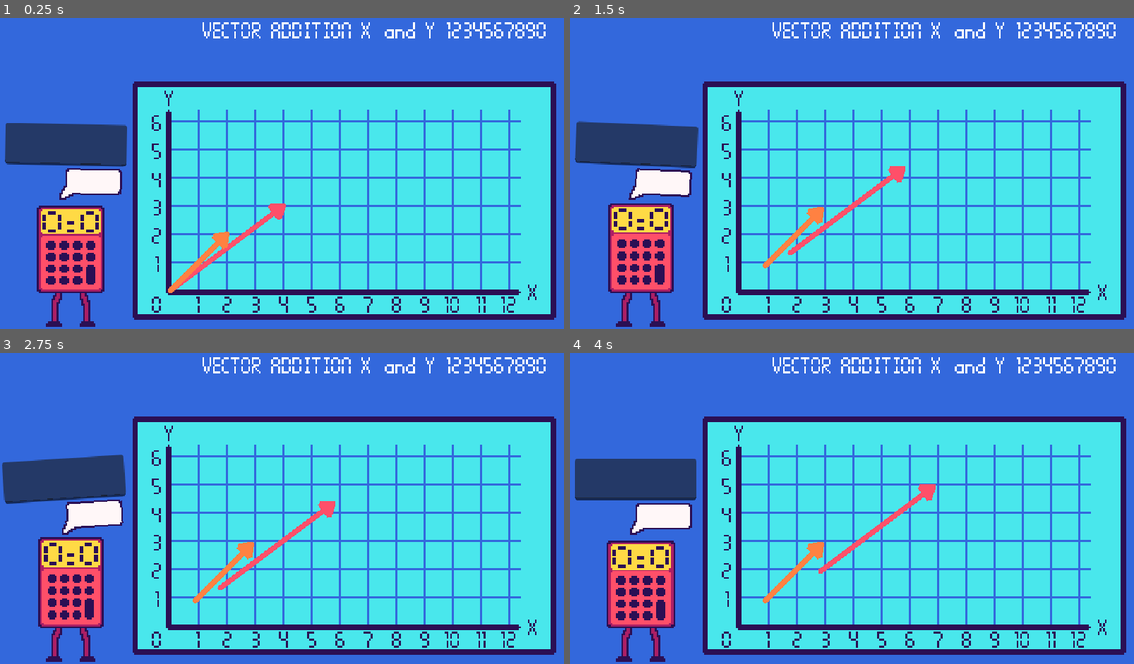
Above: before the commit, frames 1-4 (two rows, left to right).
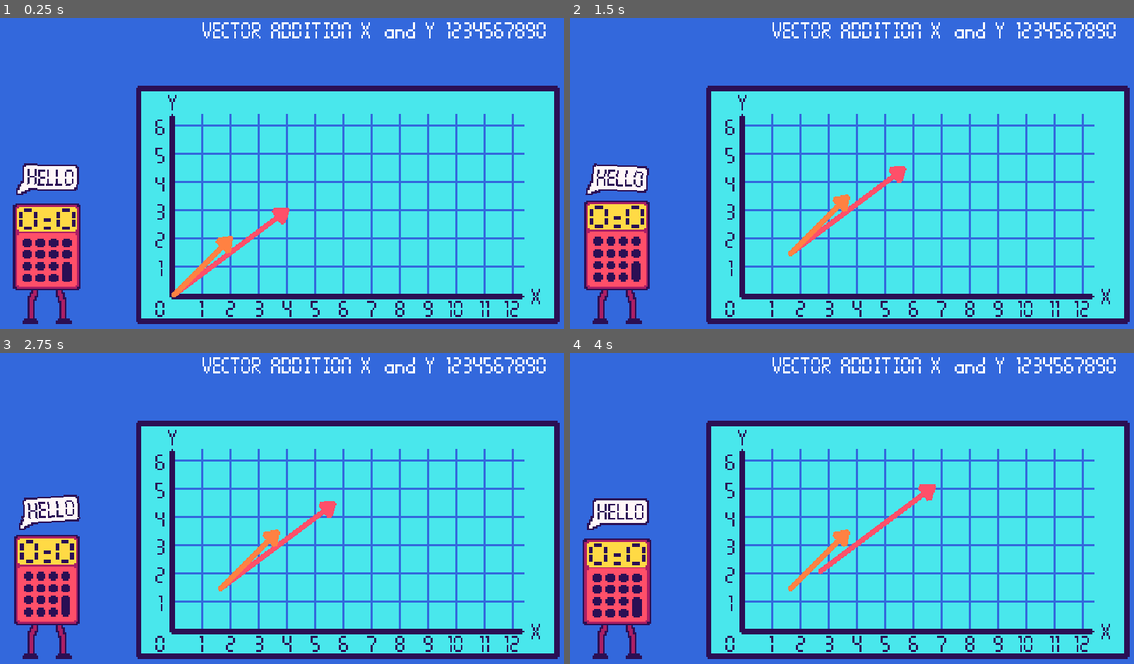
Above: after the commit, the same moments.

Repository: KyleTiley/VectorMathGame
Game: Godot game, scene res://Game/game.tscn
The game is run twice, just before and just after one commit, with the same random seed, the same clock (stepped at 60 frames per second) and the same inputs.
Inputs (mouse positions are in pixels of both pictures, inside the frame that each line leads up to):
- Up to frame 1 (0.25 s): no input
- Up to frame 2 (1.5 s): move the mouse to (795, 248) at 0.52 s; click (795, 248) at 0.67 s; move the mouse to (767, 260) at 1.27 s; click (767, 260) at 1.42 s
- Up to frame 3 (2.75 s): move the mouse to (169, 626) at 2.02 s; click (169, 626) at 2.17 s
- Up to frame 4 (4 s): move the mouse to (823, 567) at 2.77 s; click (823, 567) at 2.92 s; move the mouse to (1021, 552) at 3.52 s; click (1021, 552) at 3.67 s

The runs differ from the first frame. In frame 1, 27% of the frame differs, in the area x 0-100%, y 20-100%; in frame 2, 27%; in frame 3, 27%; in frame 4, 27%.

Commit message:
animation work

Diff:
--- a/Game/Calculator/SpeechBubble/SpeechBubble.gd
+++ b/Game/Calculator/SpeechBubble/SpeechBubble.gd
@@ -11,10 +11,11 @@
 var speech_text : String
 
 func _process(_delta):
-	label.text = $TextEdit.text # for debugging
-
 	ChangeSpeechBubbleSize()
 	right_bubble.global_position = middle_button_target.global_position
+
+func change_text(new_text : String):
+	label.text = new_text
 
 func ChangeSpeechBubbleSize():
 	if label.size.x > label_size_default:
--- a/Game/Calculator/SpeechBubble/speech_bubble.tscn
+++ b/Game/Calculator/SpeechBubble/speech_bubble.tscn
@@ -36,9 +36,3 @@
 theme_override_colors/font_color = Color(0.168627, 0.0588235, 0.329412, 1)
 theme_override_font_sizes/font_size = 26
 text = "HELLO"
-
-[node name="TextEdit" type="TextEdit" parent="."]
-offset_left = -63.0
-offset_top = -50.0
-offset_right = 75.0
-offset_bottom = -3.0
--- a/Game/Calculator/calculator.gd
+++ b/Game/Calculator/calculator.gd
@@ -1,4 +1,6 @@
 extends Node2D
+
+@onready var animation_player = $AnimationPlayer
 
 enum CalculatorState{
 	IDLE,
@@ -6,13 +8,23 @@
 	CELEBRATING,
 }
 
+func _input(event):
+	if event is InputEventMouseButton and event.pressed and event.button_index == 2:
+		change_state(CalculatorState.CELEBRATING)
+
 var current_state : CalculatorState
 
 func change_state(state : CalculatorState):
 	match state:
 		CalculatorState.IDLE:
-			pass
+			animation_player.play("idle")
 		CalculatorState.SPEAKING:
 			pass
 		CalculatorState.CELEBRATING:
-			pass
+			animation_player.play("celebrate")
+			send_dialogue("WELL DONE")
+
+@onready var speech_bubble = $SpeechBubble
+
+func send_dialogue(dialogue_text : String):
+	speech_bubble.change_text(dialogue_text)
--- a/Game/Calculator/calculator.tscn
+++ b/Game/Calculator/calculator.tscn
@@ -6,6 +6,8 @@
 [ext_resource type="Texture2D" uid="uid://b7tyljgirvtcs" path="res://Game/Calculator/Face/small.png" id="4_av730"]
 [ext_resource type="PackedScene" uid="uid://b533mh0vjj2ak" path="res://Game/Calculator/SpeechBubble/speech_bubble.tscn" id="4_vuv2q"]
 [ext_resource type="Texture2D" uid="uid://c8anpatxyjgy6" path="res://Game/Calculator/Face/stale.png" id="5_emvpp"]
+[ext_resource type="Texture2D" uid="uid://pew4qwwbq33l" path="res://Game/Calculator/Face/smile.png" id="6_ikmsb"]
+[ext_resource type="Texture2D" uid="uid://de323ilak1dxf" path="res://Game/Calculator/Face/uwu.png" id="8_mlg6j"]
 
 [sub_resource type="Animation" id="Animation_tbell"]
 length = 0.001
@@ -56,6 +58,18 @@
 "transitions": PackedFloat32Array(1),
 "update": 1,
 "values": [null]
+}
+tracks/4/type = "value"
+tracks/4/imported = false
+tracks/4/enabled = true
+tracks/4/path = NodePath("Body:rotation")
+tracks/4/interp = 1
+tracks/4/loop_wrap = true
+tracks/4/keys = {
+"times": PackedFloat32Array(0),
+"transitions": PackedFloat32Array(1),
+"update": 0,
+"values": [0.0]
 }
 
 [sub_resource type="Animation" id="Animation_kko7p"]
@@ -116,9 +130,63 @@
 "values": [0.0, 0.0872665, 0.0, -0.0872665, 0.0]
 }
 
+[sub_resource type="Animation" id="Animation_8j0vu"]
+resource_name = "celebrate"
+length = 3.0
+loop_mode = 1
+tracks/0/type = "value"
+tracks/0/imported = false
+tracks/0/enabled = true
+tracks/0/path = NodePath("Body:position")
+tracks/0/interp = 1
+tracks/0/loop_wrap = true
+tracks/0/keys = {
+"times": PackedFloat32Array(0, 0.1, 0.3, 0.4, 0.6, 0.7, 0.9, 1, 1.2, 1.3, 1.5, 1.6, 1.8, 1.9, 2.1, 2.2, 2.4, 2.5, 2.7, 2.8, 3),
+"transitions": PackedFloat32Array(1, 1, 1, 1, 1, 1, 1, 1, 1, 1, 1, 1, 1, 1, 1, 1, 1, 1, 1, 1, 1),
+"update": 0,
+"values": [Vector2(0, 2), Vector2(-0.0741879, 3.13901), Vector2(0, 2), Vector2(0.074, 3.139), Vector2(0, 2), Vector2(-0.0741879, 3.13901), Vector2(0, 2), Vector2(0.074, 3.139), Vector2(0, 2), Vector2(-0.0741879, 3.13901), Vector2(0, 2), Vector2(0.074, 3.139), Vector2(0, 2), Vector2(-0.0741879, 3.13901), Vector2(0, 2), Vector2(0.074, 3.139), Vector2(0, 2), Vector2(-0.0741879, 3.13901), Vector2(0, 2), Vector2(0.074, 3.139), Vector2(0, 2)]
+}
+tracks/1/type = "value"
+tracks/1/imported = false
+tracks/1/enabled = true
+tracks/1/path = NodePath("Body:scale")
+tracks/1/interp = 1
+tracks/1/loop_wrap = true
+tracks/1/keys = {
+"times": PackedFloat32Array(0, 0.1, 0.3, 0.4, 0.6, 0.7, 0.9, 1, 1.2, 1.3, 1.5, 1.6, 1.8, 1.9, 2.1, 2.2, 2.4, 2.5, 2.7, 2.8, 3),
+"transitions": PackedFloat32Array(1, 1, 1, 1, 1, 1, 1, 1, 1, 1, 1, 1, 1, 1, 1, 1, 1, 1, 1, 1, 1),
+"update": 0,
+"values": [Vector2(2, 2), Vector2(2, 2.03274), Vector2(2, 2), Vector2(2, 2.033), Vector2(2, 2), Vector2(2, 2.03274), Vector2(2, 2), Vector2(2, 2.033), Vector2(2, 2), Vector2(2, 2.03274), Vector2(2, 2), Vector2(2, 2.033), Vector2(2, 2), Vector2(2, 2.03274), Vector2(2, 2), Vector2(2, 2.033), Vector2(2, 2), Vector2(2, 2.03274), Vector2(2, 2), Vector2(2, 2.033), Vector2(2, 2)]
+}
+tracks/2/type = "value"
+tracks/2/imported = false
+tracks/2/enabled = true
+tracks/2/path = NodePath("Body/Face:texture")
+tracks/2/interp = 1
+tracks/2/loop_wrap = true
+tracks/2/keys = {
+"times": PackedFloat32Array(0, 1, 1.5, 2.5, 3),
+"transitions": PackedFloat32Array(1, 1, 1, 1, 1),
+"update": 1,
+"values": [ExtResource("6_ikmsb"), ExtResource("8_mlg6j"), ExtResource("6_ikmsb"), ExtResource("8_mlg6j"), ExtResource("6_ikmsb")]
+}
+tracks/3/type = "value"
+tracks/3/imported = false
+tracks/3/enabled = true
+tracks/3/path = NodePath("Body:rotation")
+tracks/3/interp = 1
+tracks/3/loop_wrap = true
+tracks/3/keys = {
+"times": PackedFloat32Array(0, 0.1, 0.3, 0.4, 0.6, 0.7, 0.9, 1, 1.2, 1.3, 1.5, 1.6, 1.8, 1.9, 2.1, 2.2, 2.4, 2.5, 2.7, 2.8, 3),
+"transitions": PackedFloat32Array(1, 1, 1, 1, 1, 1, 1, 1, 1, 1, 1, 1, 1, 1, 1, 1, 1, 1, 1, 1, 1),
+"update": 0,
+"values": [0.0, 0.0872665, 0.0, -0.0872665, 0.0, 0.0872665, 0.0, -0.0872665, 0.0, 0.0872665, 0.0, -0.0872665, 0.0, 0.0872665, 0.0, -0.0872665, 0.0, 0.0872665, 0.0, -0.0872665, 0.0]
+}
+
 [sub_resource type="AnimationLibrary" id="AnimationLibrary_kkvm0"]
 _data = {
 "RESET": SubResource("Animation_tbell"),
+"celebrate": SubResource("Animation_8j0vu"),
 "idle": SubResource("Animation_kko7p"),
 "idle_bubble": SubResource("Animation_sbmmg")
 }
@@ -140,7 +208,7 @@
 position = Vector2(0, -17)
 
 [node name="SpeechBubble" parent="." instance=ExtResource("4_vuv2q")]
-position = Vector2(-12, -88)
+position = Vector2(-34, -90)
 
 [node name="AnimationPlayer" type="AnimationPlayer" parent="."]
 autoplay = "idle"
--- a/Game/game.tscn
+++ b/Game/game.tscn
@@ -31,7 +31,7 @@
 texture = ExtResource("2_hiedo")
 
 [node name="Calculator" parent="." instance=ExtResource("1_lx25n")]
-position = Vector2(80, 265)
+position = Vector2(53, 262)
 
 [node name="Levels" type="Node" parent="."]
 
@@ -39,7 +39,7 @@
 script = ExtResource("3_4f0yh")
 
 [node name="VectorGraph" parent="Levels/VectorAddition" instance=ExtResource("4_caddo")]
-position = Vector2(193, 316)
+position = Vector2(197, 321)
 
 [node name="Label" type="Label" parent="Levels/VectorAddition"]
 offset_left = 229.0
Not shown: 1 places in Game/Calculator/calculator.tscn that only renumber resources
